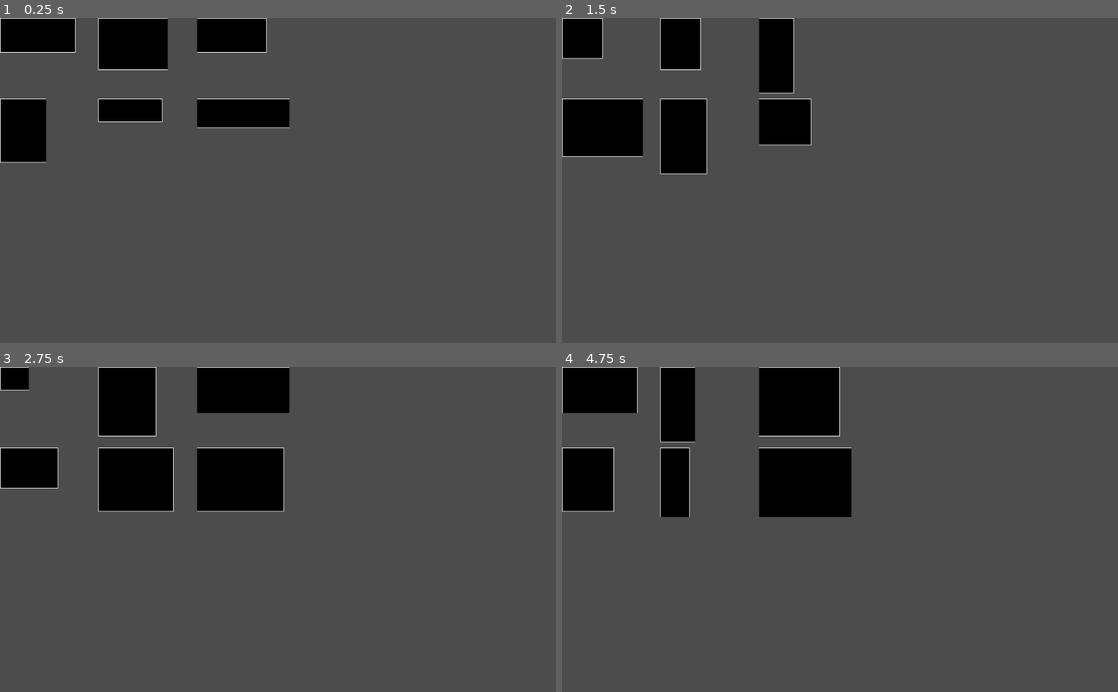
Above: before the commit, frames 1-4 (two rows, left to right).
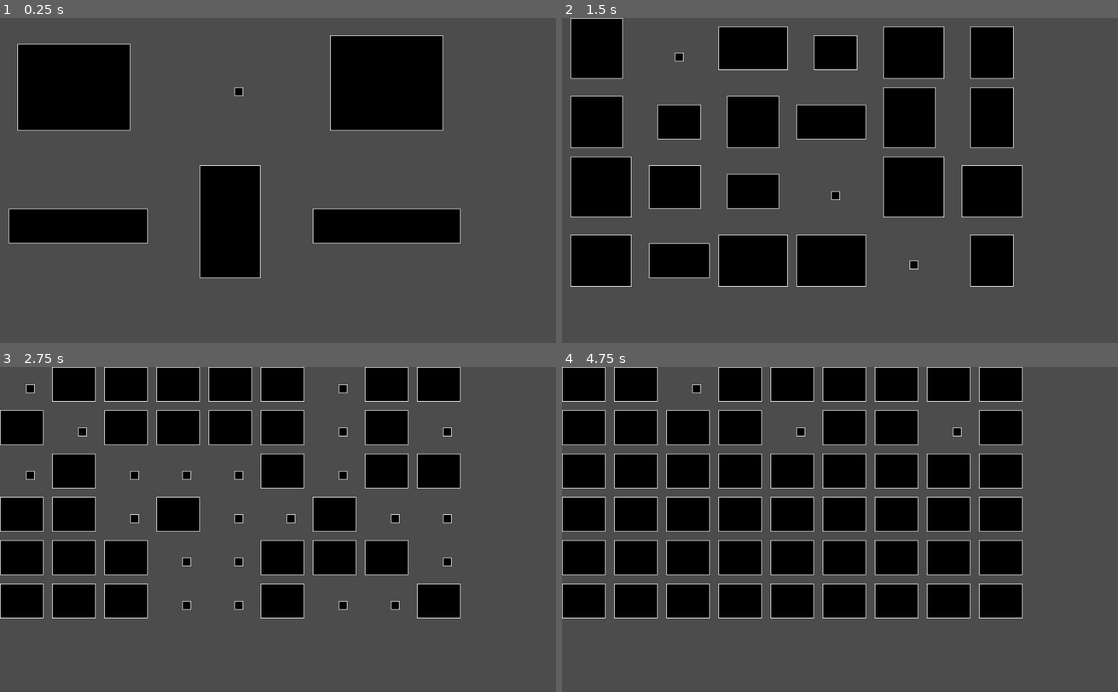
Above: after the commit, the same moments.

Repository: RolandoAndrade/godot-dungeon-generator
Game: Godot game, scene res://World.tscn
Two runs of this game, one before a commit and one after it. Both use one fixed random seed, a clock stepped at 60 frames per second and the inputs below.
Inputs:
- Up to frame 1 (0.25 s): no input
- Up to frame 2 (1.5 s): tap Enter (ui_accept) at 0.5, 0.6, 0.77, 1.07, 1.35 s
- Up to frame 3 (2.75 s): tap Enter (ui_accept) at 1.52, 1.82, 2.1 s
- Up to frame 4 (4.75 s): tap Enter (ui_accept) at 2.75, 2.85, 3.02, 3.32, 3.6, 3.77, 4.07, 4.35, 4.52 s

The runs differ from the first frame. In frame 1, 26% of the frame differs, in the area x 0-83%, y 0-81%; in frame 2, 32%; in frame 3, 32%; in frame 4, 41%, in the area x 0-83%, y 0-78%.

Commit message:
Rooms generation

Diff:
--- a/Dungeon.gd
+++ b/Dungeon.gd
@@ -16,8 +16,10 @@
 
 func create_dungeon_2():
 	tilemap.clear()
-	var d = StandardDungeonGenerator.new(Vector2(3,2))
-	d.generate_dungeon(Rect2(0,0,52,28), -6)
+	var M = ((randi() % 3) + 1) * 3
+	var d = StandardDungeonGenerator.new(Vector2(M,M*2/3))
+	var rooms = randi() % (M * M * 2 / 3 + 1)
+	d.generate_dungeon(Rect2(0,0,54,32), rooms)
 	var dungeon = d.dungeon
 	for i in range(len(dungeon)):
 		for j in range(len(dungeon[i])):
--- a/StandardGeneration.gd
+++ b/StandardGeneration.gd
@@ -39,13 +39,17 @@
 	return to_create
 
 func _create_room(top: int, left: int, max_width: int, max_height: int):
-	var width = randi() % (max_width - MINIMUM_ROOM_WIDTH) + MINIMUM_ROOM_WIDTH
-	var height = randi() % (max_height - MINIMUM_ROOM_HEIGHT) + MINIMUM_ROOM_HEIGHT
-	var padding_left = max_width - width
-	var padding_top = max_height - height
+	var width = max_width
+	var height = max_height
+	if MINIMUM_ROOM_WIDTH < max_width:
+		width = randi() % (max_width - MINIMUM_ROOM_WIDTH) + MINIMUM_ROOM_WIDTH
+	if MINIMUM_ROOM_HEIGHT < max_height:
+		height = randi() % (max_height - MINIMUM_ROOM_HEIGHT) + MINIMUM_ROOM_HEIGHT
+	var padding_left = (max_width - width) / 2
+	var padding_top = (max_height - height) / 2
 	for i in height:
 		for j in width:
-			dungeon[top + i][left + j] = 1
+			dungeon[top + padding_top + i][left + padding_left + j] = 1
 
 func _create_dummy_room(top: int, left: int, max_width: int, max_height: int):
 	var x = max_width / 2 + left
@@ -70,7 +74,9 @@
 					room_max_width, room_max_height)
 
 func _connect_rooms():
-	pass
+	for i in _M:
+		for j in _N:
+			pass
 
 func _create_dead_ends(density: int):
 	pass
--- a/World.tscn
+++ b/World.tscn
@@ -1,7 +1,8 @@
-[gd_scene load_steps=4 format=2]
+[gd_scene load_steps=5 format=2]
 
 [ext_resource path="res://world/sprites/RandomLevelGenTileset.png" type="Texture" id=1]
 [ext_resource path="res://Dungeon.gd" type="Script" id=2]
+[ext_resource path="res://world/sprites/DS DSi - Pokemon Mystery Dungeon Explorers of Sky - 7th Station Pass.png" type="Texture" id=3]
 
 [sub_resource type="TileSet" id=1]
 0/name = "RandomLevelGenTileset.png 0"
@@ -27,6 +28,29 @@
 0/shape_one_way_margin = 0.0
 0/shapes = [  ]
 0/z_index = 0
+1/name = "DS DSi - Pokemon Mystery Dungeon Explorers of Sky - 7th Station Pass.png 1"
+1/texture = ExtResource( 3 )
+1/tex_offset = Vector2( 0, 0 )
+1/modulate = Color( 1, 1, 1, 1 )
+1/region = Rect2( 96, 160, 16, 16 )
+1/tile_mode = 1
+1/autotile/bitmask_mode = 0
+1/autotile/bitmask_flags = [  ]
+1/autotile/icon_coordinate = Vector2( 0, 0 )
+1/autotile/tile_size = Vector2( 32, 32 )
+1/autotile/spacing = 0
+1/autotile/occluder_map = [  ]
+1/autotile/navpoly_map = [  ]
+1/autotile/priority_map = [  ]
+1/autotile/z_index_map = [  ]
+1/occluder_offset = Vector2( 0, 0 )
+1/navigation_offset = Vector2( 0, 0 )
+1/shape_offset = Vector2( 0, 0 )
+1/shape_transform = Transform2D( 1, 0, 0, 1, 0, 0 )
+1/shape_one_way = false
+1/shape_one_way_margin = 0.0
+1/shapes = [  ]
+1/z_index = 0
 
 [node name="Dungeon" type="Node2D"]
 script = ExtResource( 2 )
@@ -39,4 +63,4 @@
 [node name="Camera2D" type="Camera2D" parent="."]
 anchor_mode = 0
 current = true
-zoom = Vector2( 3, 3 )
+zoom = Vector2( 2, 2 )
Binary file added: world/sprites/86345.png
Not shown, added: world/sprites/86345.png.import
Binary file added: world/sprites/DS DSi - Pokemon Mystery Dungeon Explorers of Sky - 7th Station Pass.png
Not shown, added: world/sprites/DS DSi - Pokemon Mystery Dungeon Explorers of Sky - 7th Station Pass.png.import
